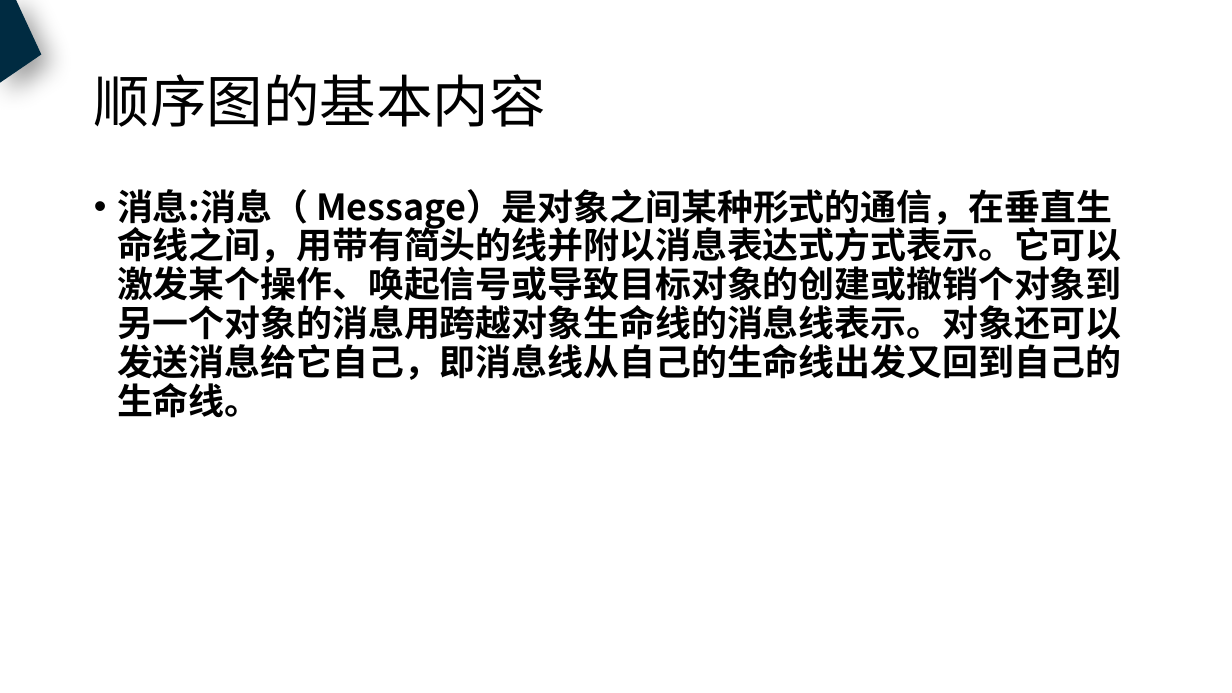
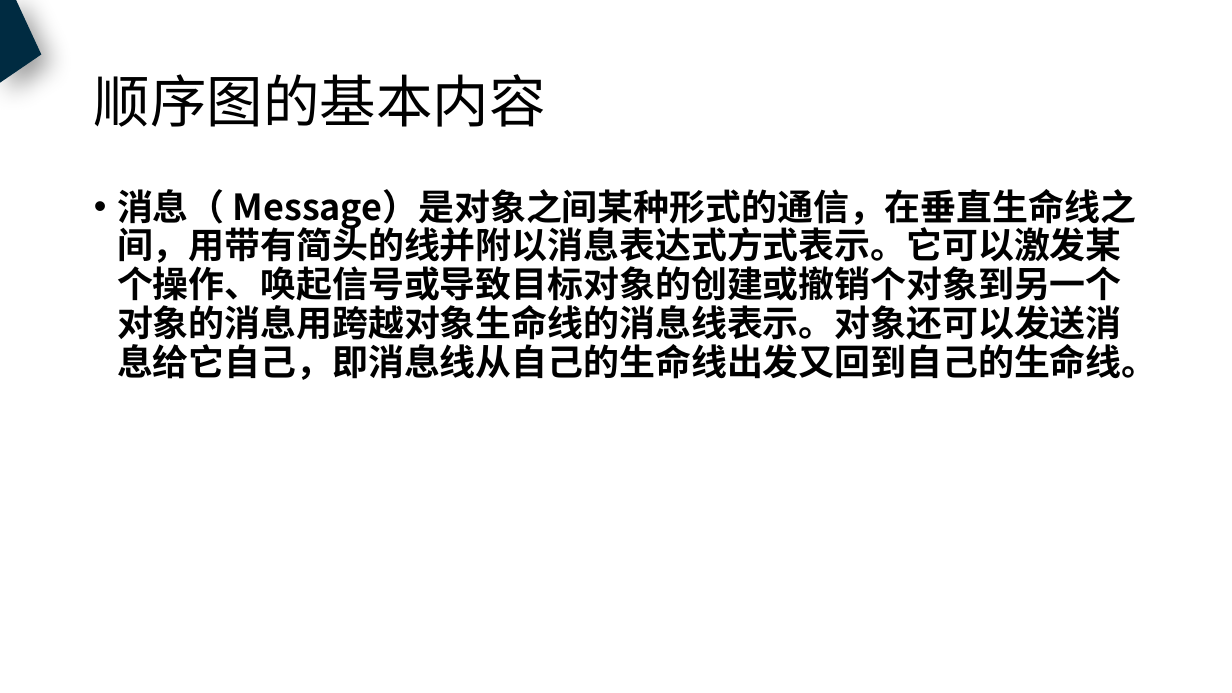
Before and after one commit to PRD2018-G18/PRD2018, a slide deck: slide 37 of 非受控文档/过程文档/UML基础/UML基础1.pptx. Drawn at 1232x693 pixels with LibreOffice and Linux fonts; fonts in the diff are those of the drawing. Boxes give left, top, right and bottom in pixels: in the first picture for what was removed or moved away, otherwise in the second. Text is boxed around its words. In the diff, an @@ line names an element or a change of style, - is before the commit and + after.

```diff
--- a/非受控文档/过程文档/UML基础/UML基础1.pptx
+++ b/非受控文档/过程文档/UML基础/UML基础1.pptx
@@ text at box(117, 189, 1158, 380): text changed @@
-• 消息:消息（ Message）是对象之间某种形式的通信，在垂直生命线之间，用带有简头的线并附以消息表达式方式表示。它可以激发某个操作、唤起信号或导致目标对象的创建或撤销个对象到另一个对象的消息用跨越对象生命线的消息线表示。对象还可以发送消息给它自己，即消息线从自己的生命线出发又回到自己的生命线。
+• 消息（ Message）是对象之间某种形式的通信，在垂直生命线之间，用带有简头的线并附以消息表达式方式表示。它可以激发某个操作、唤起信号或导致目标对象的创建或撤销个对象到另一个对象的消息用跨越对象生命线的消息线表示。对象还可以发送消息给它自己，即消息线从自己的生命线出发又回到自己的生命线。
```
Also in this commit, not shown: 24 other slides changed.
